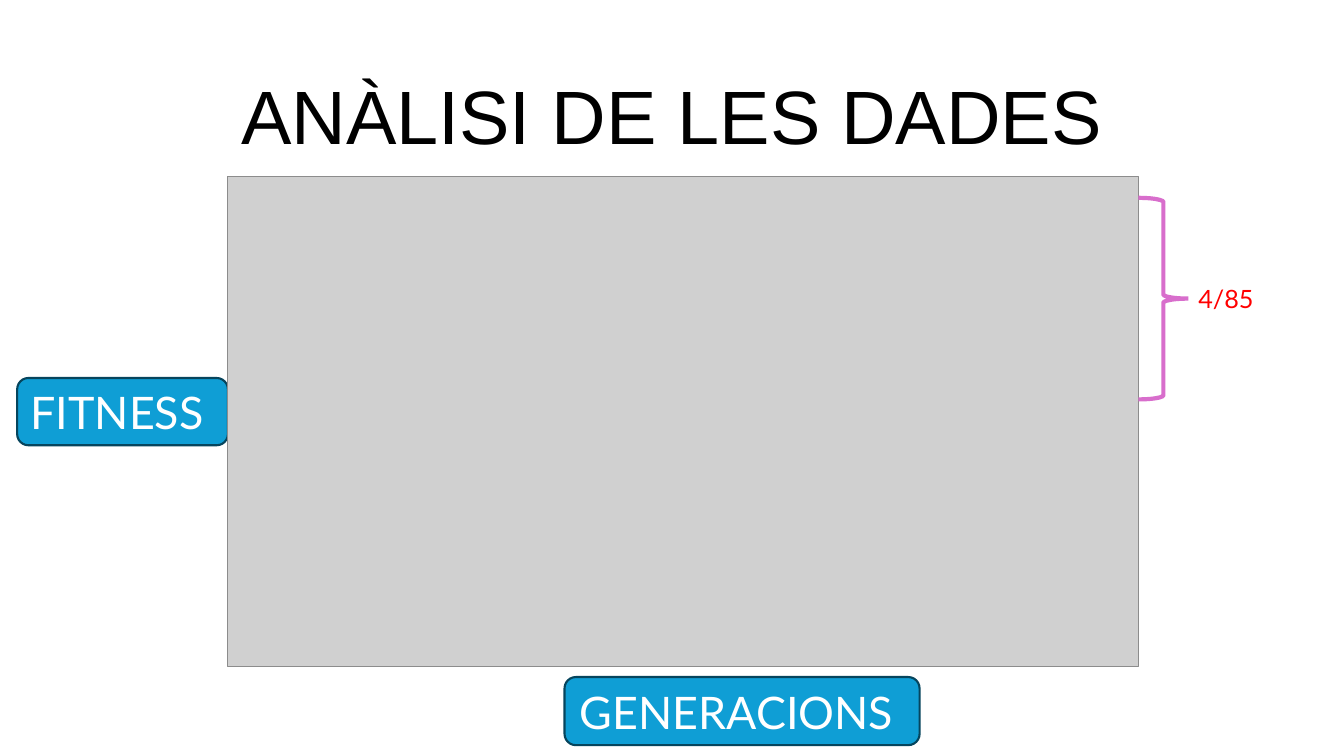
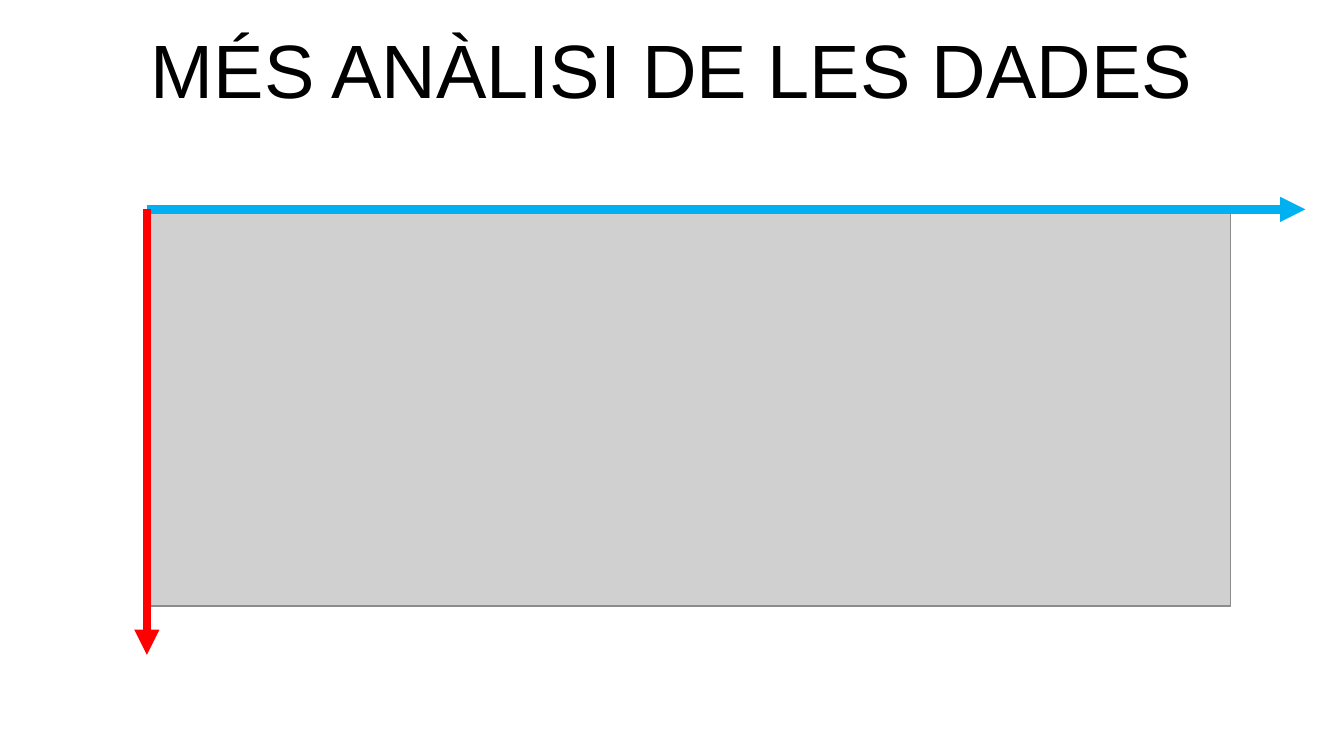
Before and after one commit to FerrerJan/Treball-de-Recerca-IA, a slide deck: slide 34 of TR_ESCRIT/PPT_Teo.pptx (slide 22 before the commit). Drawn at 1344x756 pixels with LibreOffice and Linux fonts; fonts in the diff are those of the drawing; grey boxes stand for pictures. Boxes give left, top, right and bottom in pixels: in the first picture for what was removed or moved away, otherwise in the second. Text is boxed around its words. In the diff, an @@ line names an element or a change of style, - is before the commit and + after.

```diff
--- a/TR_ESCRIT/PPT_Teo.pptx
+++ b/TR_ESCRIT/PPT_Teo.pptx
@@ title at box(151, 38, 1192, 99): text changed @@
-ANÀLISI DE LES DADES
+MÉS ANÀLISI DE LES DADES
@@ right brace removed at box(1138, 198, 1189, 399) @@
@@ picture: place and size @@
-picture at box(228, 176, 1138, 666)
+picture at box(147, 210, 1231, 606)
@@ arrow added from (147, 210) to (1306, 210), #00B0F0 6 pt @@
@@ arrow added from (147, 210) to (147, 655), #FF0000 6 pt @@
@@ text removed at box(1198, 289, 1253, 309) @@
-4/85
@@ rounded rectangle removed at box(17, 378, 228, 446) @@
-FITNESS
@@ rounded rectangle removed at box(565, 678, 920, 746) @@
-GENERACIONS
```
Also in this commit, not shown: 9 other slides changed, 12 slides added, 3 slides removed.
